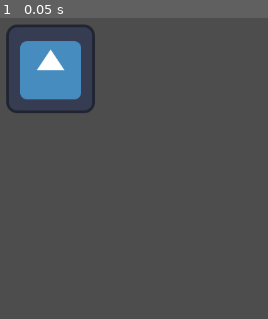
Above: before the commit, frame 1.
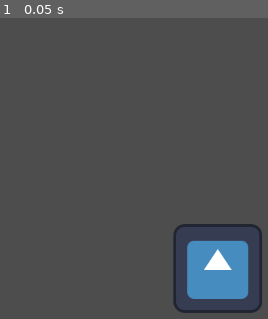
Above: after the commit, the same moment.

Repository: Artindi/Server-Wide-Game-Jam-1
Game: Godot game, scene res://temp_test.tscn
Two runs of this game, one before a commit and one after it. Both use one fixed random seed, a clock stepped at 60 frames per second and the inputs below. The project has no main scene, so this scene is started directly. The engine's default icon, where the game draws it, is replaced by a stand-in: a white triangle on a blue panel in a dark square.
Inputs:
- Up to frame 1 (0.05 s): no input

The runs differ from the first frame. In frame 1, 11% of the frame differs, in the area x 2-98%, y 2-99%.

Commit message:
Update git ignore and change size of sprite

Diff:
--- a/temp_test.tscn
+++ b/temp_test.tscn
@@ -5,5 +5,5 @@
 [node name="tempTest" type="Node2D"]
 
 [node name="Icon" type="Sprite2D" parent="."]
-position = Vector2(259, 212)
+position = Vector2(500, 500)
 texture = ExtResource("1_ecova")
Not shown, changed: .gitignore
